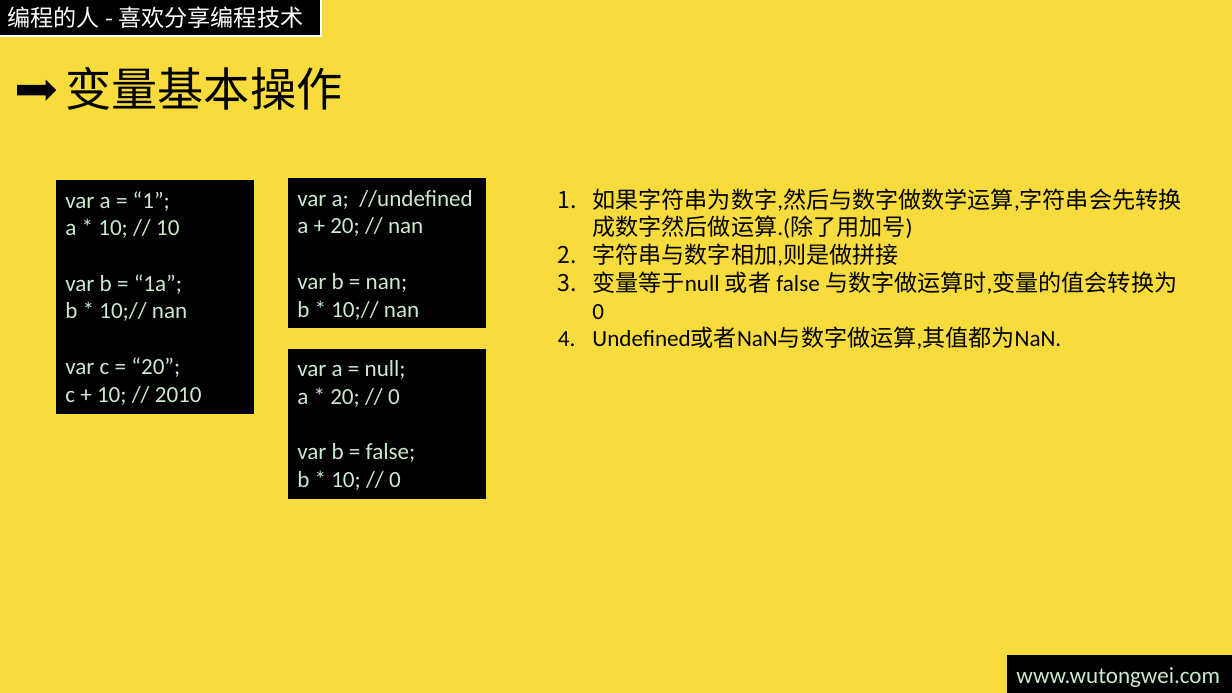
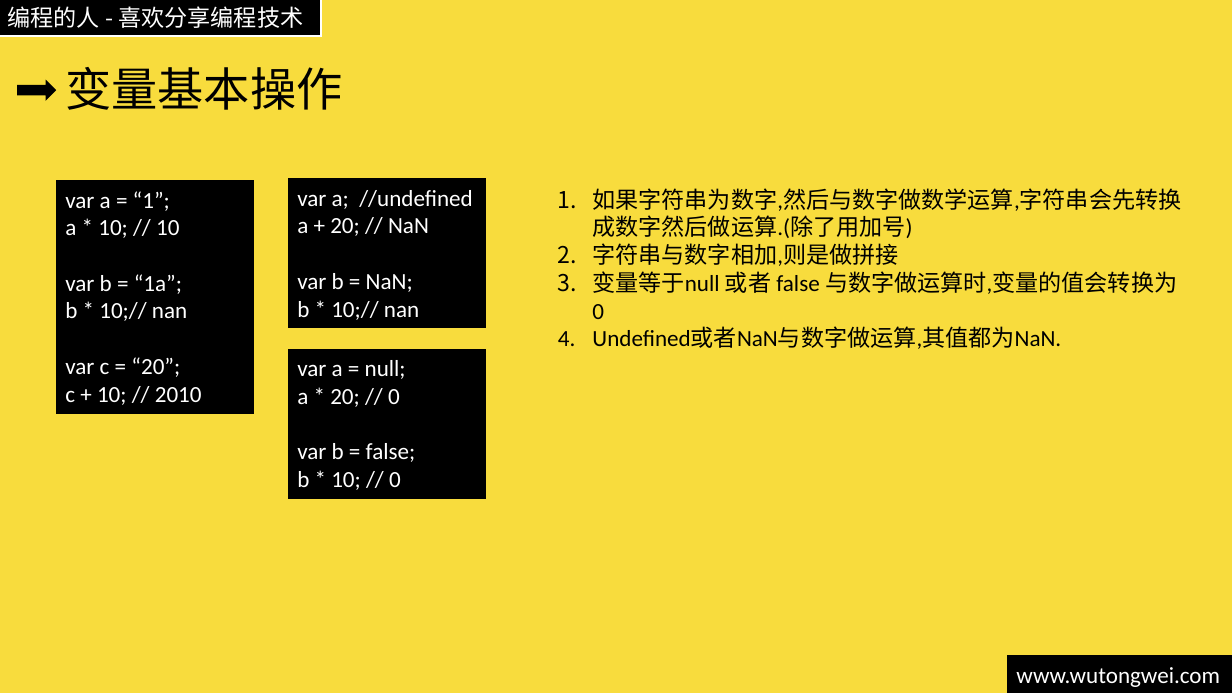
Before and after one commit to willculture/training, a slide deck: slide 12 of ppt/front-end/Javascript.pptx (slide 7 before the commit). Drawn at 1232x693 pixels with LibreOffice and Linux fonts; fonts in the diff are those of the drawing. Boxes give left, top, right and bottom in pixels: in the first picture for what was removed or moved away, otherwise in the second. Text is boxed around its words. In the diff, an @@ line names an element or a change of style, - is before the commit and + after.

```diff
--- a/ppt/front-end/Javascript.pptx
+++ b/ppt/front-end/Javascript.pptx
@@ text in rectangle at (297, 190, 472, 320): text colour #CCE8CF to #FFFFFF in "var a; //undefined", "b * 10;// nan" @@
@@ text in rectangle at (297, 218, 429, 292): text changed; text colour #CCE8CF to #FFFFFF @@
-a + 20; // nan
-var b = nan;
+a + 20; // NaN
+var b = NaN;
@@ text colour #CCE8CF to #FFFFFF in 3 elements at (288, 349, 485, 499), (56, 180, 253, 413), (1007, 656, 1232, 693) @@
```
Also in this commit, not shown: 33 other slides changed, 53 slides added, 2 slides removed, 1 other file.
